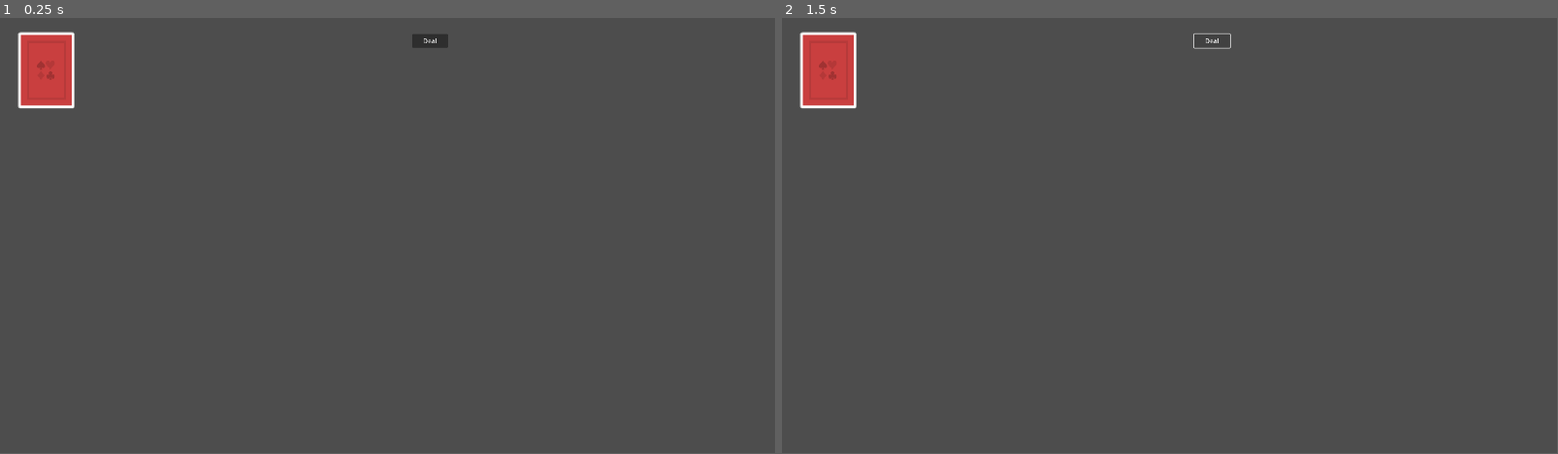
Above: before the commit, frames 1-2 (left to right).
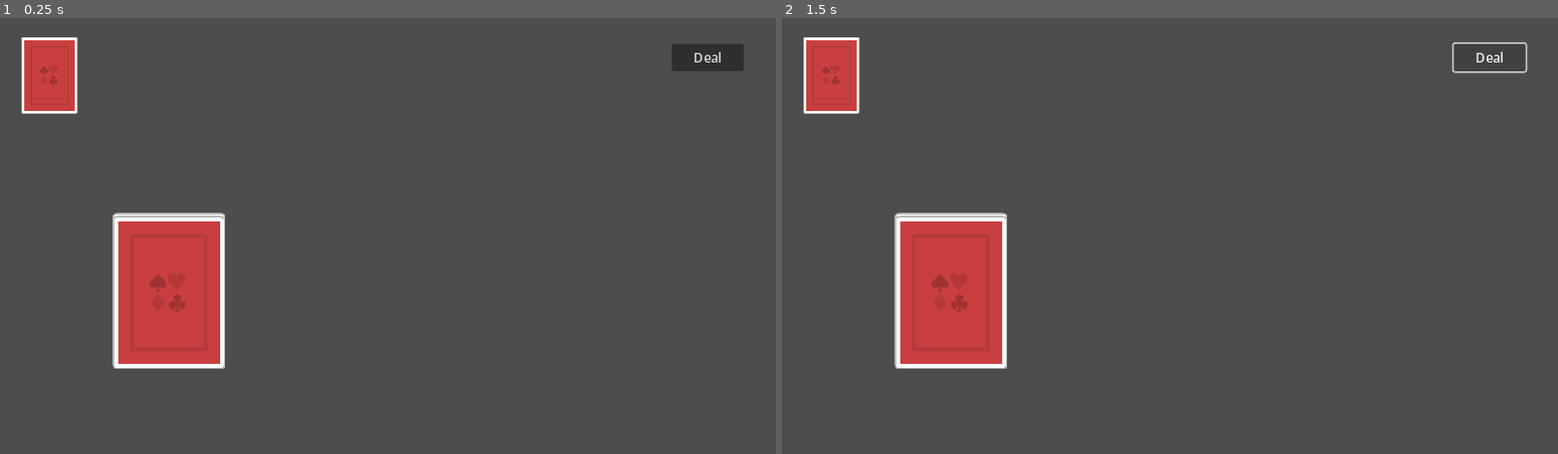
Above: after the commit, the same moments.

Repository: Posiden104/poker
Game: Godot game, scene res://scenes/poker.tscn
Same seed, same stepped clock (60 frames per second), same inputs: the game is played once before the commit and once after it.
Inputs:
- Up to frame 1 (0.25 s): no input
- Up to frame 2 (1.5 s): click "Deal" at 0.5 s; click "Deal" at 1.25 s
In our replay, the window is 799x449 before the commit and 800x450 after it. These sizes can differ from the game's own. Grey fills any space a smaller window leaves; there, only what the larger window draws over its background counts as a difference.

The runs differ from the first frame. In frame 1, 6.5% of the frame differs, in the area x 2-96%, y 3-81%; in frame 2, 6.0%.
Error before the commit: Invalid call. Nonexistent function 'deal' in base 'Nil'. (res://scenes/poker_manager.gd:9)

Commit message:
working on ui cards

Diff:
--- a/deck_manager/deck_manager.tscn
+++ b/deck_manager/deck_manager.tscn
@@ -10,4 +10,5 @@
 deck_visual = NodePath("DeckVisual")
 
 [node name="DeckVisual" type="Sprite2D" parent="."]
+scale = Vector2(0.5, 0.5)
 texture = ExtResource("3_xjwyh")
--- a/deck_manager/scenes/card.tscn
+++ b/deck_manager/scenes/card.tscn
@@ -7,4 +7,5 @@
 script = ExtResource("1_i8qtn")
 
 [node name="CardImage" type="Sprite2D" parent="."]
+scale = Vector2(0.5, 0.5)
 texture = ExtResource("2_usjb7")
--- /dev/null
+++ b/deck_manager/scenes/ui/ui_card.tscn
@@ -0,0 +1,25 @@
+[gd_scene load_steps=3 format=3 uid="uid://dufo1yxbiyc1y"]
+
+[ext_resource type="Script" path="res://deck_manager/scenes/ui/ui_card_scene.gd" id="1_2m8y2"]
+[ext_resource type="Texture2D" uid="uid://b72brkk6ux11p" path="res://deck_manager/resources/images/cards/cardBack_red5.png" id="2_xjm1e"]
+
+[node name="Card" type="Control"]
+layout_mode = 3
+anchors_preset = 0
+scale = Vector2(0.5, 0.5)
+script = ExtResource("1_2m8y2")
+
+[node name="CardImage" type="TextureRect" parent="."]
+layout_mode = 1
+anchors_preset = 8
+anchor_left = 0.5
+anchor_top = 0.5
+anchor_right = 0.5
+anchor_bottom = 0.5
+offset_left = -70.0
+offset_top = -95.0
+offset_right = 70.0
+offset_bottom = 95.0
+grow_horizontal = 2
+grow_vertical = 2
+texture = ExtResource("2_xjm1e")
--- /dev/null
+++ b/deck_manager/scenes/ui/ui_card_scene.gd
@@ -0,0 +1,2 @@
+class_name UICardScene
+extends CardScene
--- a/project.godot
+++ b/project.godot
@@ -19,9 +19,9 @@
 
 window/size/viewport_width=960
 window/size/viewport_height=540
-window/size/initial_position=Vector2i(-200, -200)
 window/size/window_width_override=1920
 window/size/window_height_override=1080
+window/stretch/mode="canvas_items"
 
 [rendering]
 
--- a/scenes/player_hand.gd
+++ b/scenes/player_hand.gd
@@ -4,19 +4,11 @@
 @export var card1: CardScene
 @export var card2: CardScene
 
-var number_of_cards: int = 0
+var cards: Array[Card]
 
 func _ready():
 	card1.hide_card()
 	card2.hide_card()
 
 func deal(card: Card):
-	number_of_cards += 1
-	if number_of_cards == 1:
-		card1.card = card
-		card1.show_card()
-		card1.set_flipped(true)
-	else:
-		card2.card = card
-		card2.show_card()
-		card2.set_flipped(true)
+	cards.append(card)
--- a/scenes/poker.tscn
+++ b/scenes/poker.tscn
@@ -1,34 +1,57 @@
-[gd_scene load_steps=5 format=3 uid="uid://dsohfl5js4nf6"]
+[gd_scene load_steps=6 format=3 uid="uid://dsohfl5js4nf6"]
 
 [ext_resource type="Script" path="res://scenes/poker_manager.gd" id="1_4c4ls"]
 [ext_resource type="PackedScene" uid="uid://covtena8b31cr" path="res://deck_manager/deck_manager.tscn" id="1_qw33u"]
 [ext_resource type="PackedScene" uid="uid://ccsbaagnx5eqm" path="res://deck_manager/scenes/card.tscn" id="2_y2s23"]
 [ext_resource type="Script" path="res://scenes/player_hand.gd" id="3_gatst"]
+[ext_resource type="PackedScene" uid="uid://dufo1yxbiyc1y" path="res://deck_manager/scenes/ui/ui_card.tscn" id="5_nk3v1"]
 
-[node name="Poker" type="Node2D" node_paths=PackedStringArray("player_hand")]
+[node name="Poker" type="Node2D" node_paths=PackedStringArray("deck_manager", "player_hand")]
 script = ExtResource("1_4c4ls")
+deck_manager = NodePath("DeckManager")
 player_hand = NodePath("Hand")
 
 [node name="DeckManager" parent="." instance=ExtResource("1_qw33u")]
-position = Vector2(115, 130)
+position = Vector2(61, 71)
 
 [node name="Hand" type="Node2D" parent="." node_paths=PackedStringArray("card1", "card2")]
-position = Vector2(595, 594)
+visible = false
+position = Vector2(488, 504)
 script = ExtResource("3_gatst")
 card1 = NodePath("Card1")
 card2 = NodePath("Card2")
 
 [node name="Card1" parent="Hand" instance=ExtResource("2_y2s23")]
-position = Vector2(-105, -75)
+position = Vector2(-65, -70)
 
 [node name="Card2" parent="Hand" instance=ExtResource("2_y2s23")]
-position = Vector2(97, -72)
+position = Vector2(66, -70)
 
 [node name="DealButton" type="Button" parent="."]
-offset_left = 1021.0
-offset_top = 40.0
-offset_right = 1110.0
-offset_bottom = 74.0
+offset_left = 831.0
+offset_top = 32.0
+offset_right = 920.0
+offset_bottom = 66.0
 text = "Deal"
 
+[node name="CanvasLayer" type="CanvasLayer" parent="."]
+
+[node name="Hand" type="GridContainer" parent="CanvasLayer"]
+anchors_preset = 7
+anchor_left = 0.5
+anchor_top = 1.0
+anchor_right = 0.5
+anchor_bottom = 1.0
+offset_left = -271.0
+offset_top = -204.0
+offset_right = 271.0
+grow_horizontal = 2
+grow_vertical = 0
+
+[node name="Card" parent="CanvasLayer/Hand" instance=ExtResource("5_nk3v1")]
+layout_mode = 2
+
+[node name="Card2" parent="CanvasLayer/Hand" instance=ExtResource("5_nk3v1")]
+layout_mode = 2
+
 [connection signal="pressed" from="DealButton" to="." method="_on_deal_button_pressed"]
